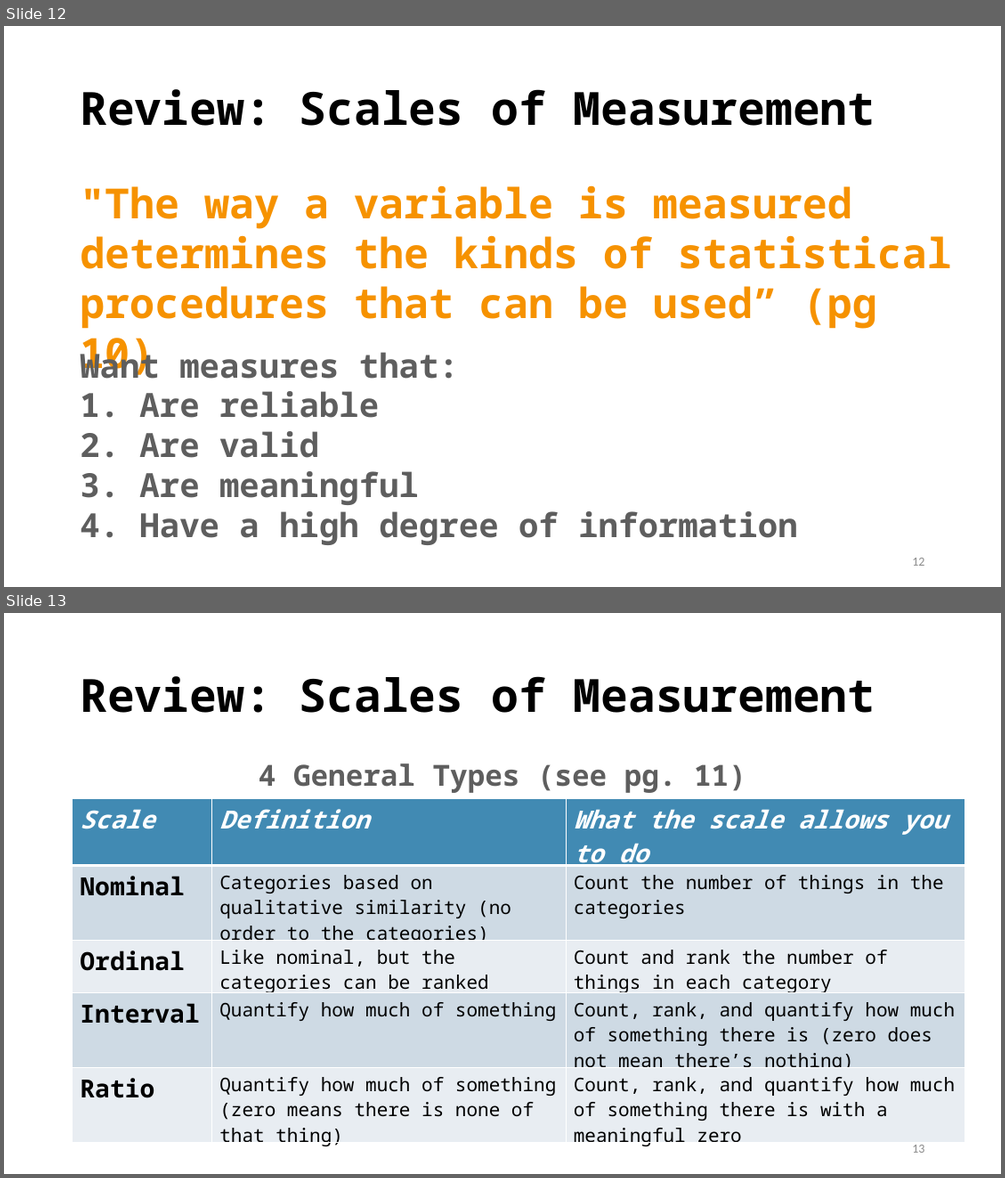
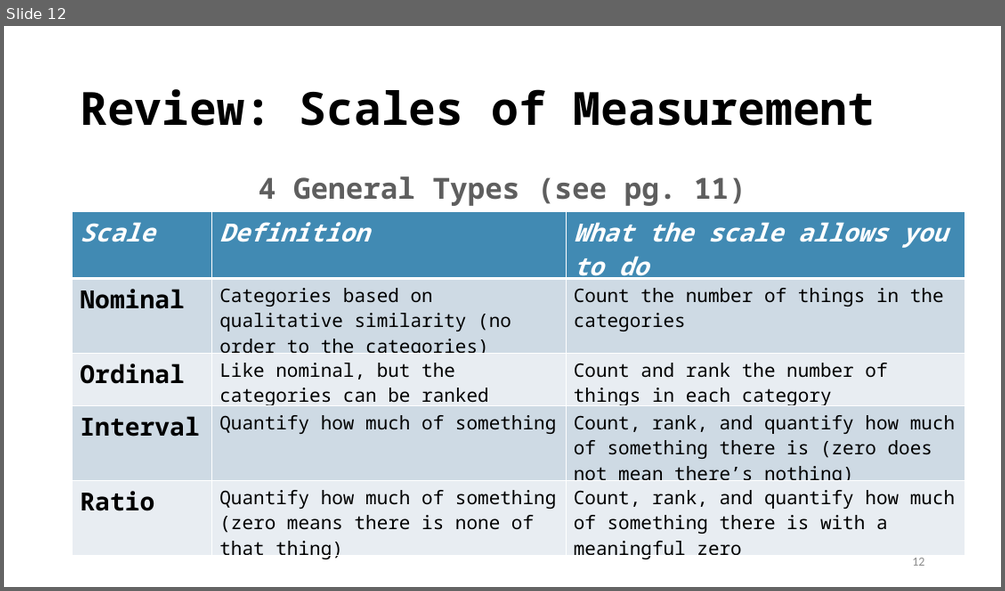
Before and after one commit to TysonStanley/EDU-6050, a slide deck: Slides/03_EDUC_6050_2018.pptx. Shown one above the other, each under a label of ours: slides 12 and 13 before the commit, slide 12 after it. The pictures are 1005x1178 and 1005x591 pixels, drawn with LibreOffice and Linux fonts; fonts in the diff are those of the drawing. Boxes give left, top, right and bottom in pixels: in the first picture for what was removed or moved away, otherwise in the second. Text is boxed around its words. In the diff, an @@ line names an element or a change of style, - is before the commit and + after.

```diff
--- a/Slides/03_EDUC_6050_2018.pptx
+++ b/Slides/03_EDUC_6050_2018.pptx
@@ slide 12 removed at (4, 26, 1001, 587), background #FFFFFF @@
@@ title removed at (80, 89, 875, 126) @@
-Review: Scales of Measurement
@@ text removed at (80, 185, 952, 329) @@
-"The way a variable is measured determines the kinds of statistical procedures that can be used” (pg 10)
@@ text removed at (80, 346, 797, 545) @@
-Want measures that:
-1. Are reliable
-2. Are valid
-3. Are meaningful
-4. Have a high degree of information
@@ page number removed at (912, 557, 924, 565) @@
-12
@@ what was slide 13 is now slide 12 @@
```
Also in this commit, not shown: 1 slide changed, 22 slides added, 1 other slide removed, 9 other files.
